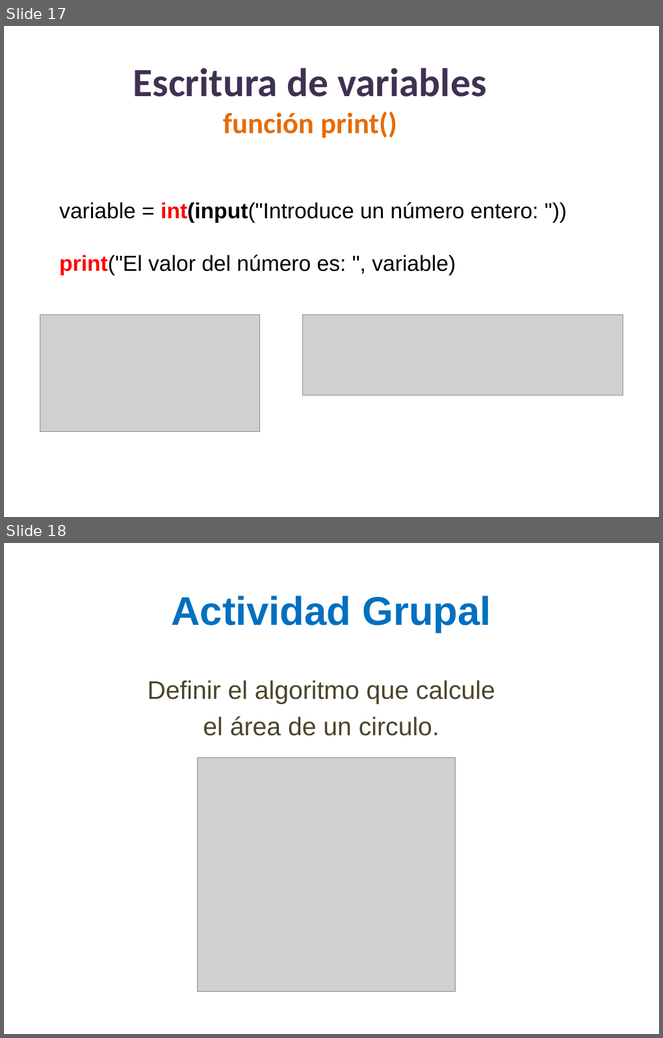
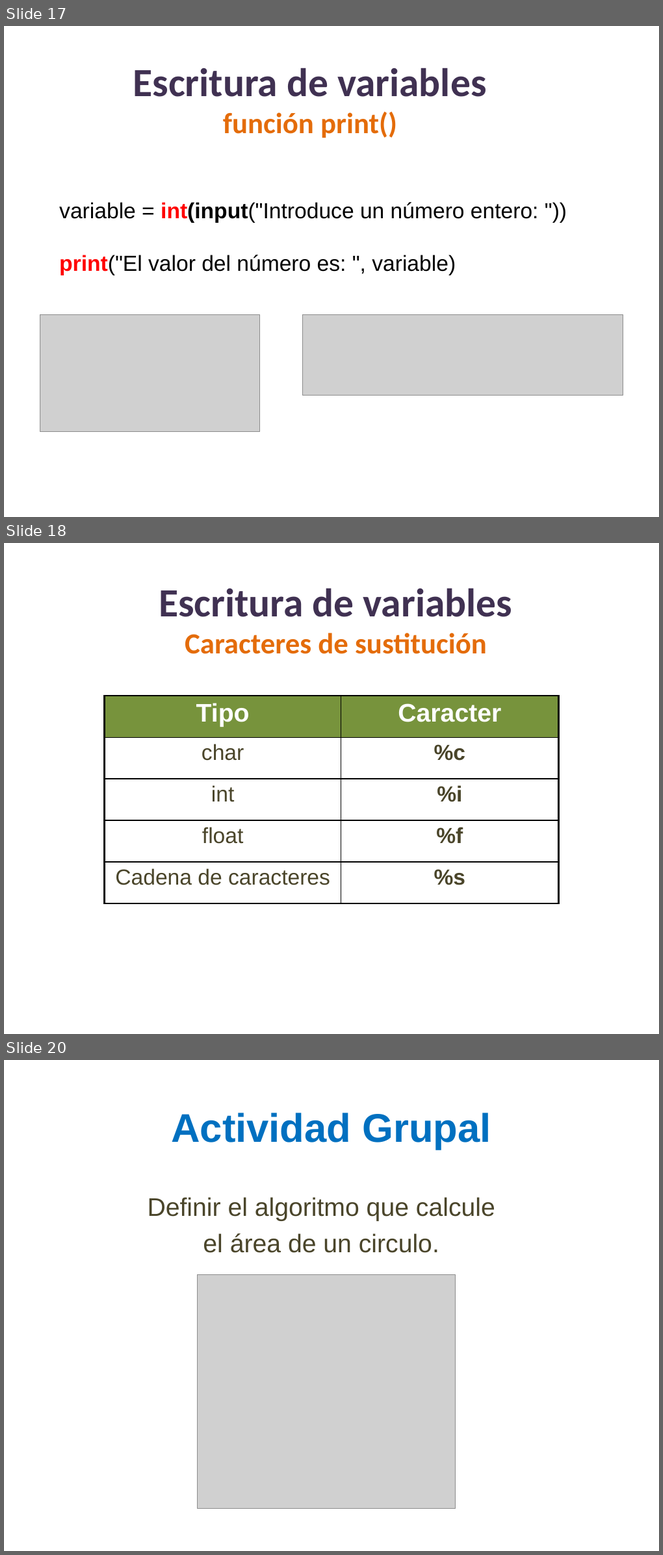
Before and after one commit to lizetheP/PensamientoC, a slide deck: Calendario2022/presentaciones/3_Componentes.pptx. Shown one above the other, each under a label of ours: slides 17 and 18 before the commit, slides 17, 18 and 20 after it; the slides between them are not shown. The pictures are 663x1038 and 663x1555 pixels, drawn with LibreOffice and Linux fonts; fonts in the diff are those of the drawing; grey boxes stand for pictures. Boxes give left, top, right and bottom in pixels: in the first picture for what was removed or moved away, otherwise in the second. Text is boxed around its words. In the diff, an @@ line names an element or a change of style, - is before the commit and + after.

```diff
--- a/Calendario2022/presentaciones/3_Componentes.pptx
+++ b/Calendario2022/presentaciones/3_Componentes.pptx
@@ slide 18 added at box(4, 543, 659, 1034), background #FFFFFF @@
@@ text added at box(159, 588, 513, 654), 32 pt, text #E46C0A, bold @@
+Escritura de variables
+Caracteres de sustitución
@@ table added at box(105, 696, 559, 904), 5 rows, 2 columns @@
+Tipo | Caracter
+char | %c
+int | %i
+float | %f
+Cadena de caracteres | %s
@@ what was slide 18 is now slide 20 @@
```
Also in this commit, not shown: 1 other slide added, 5 other files.
